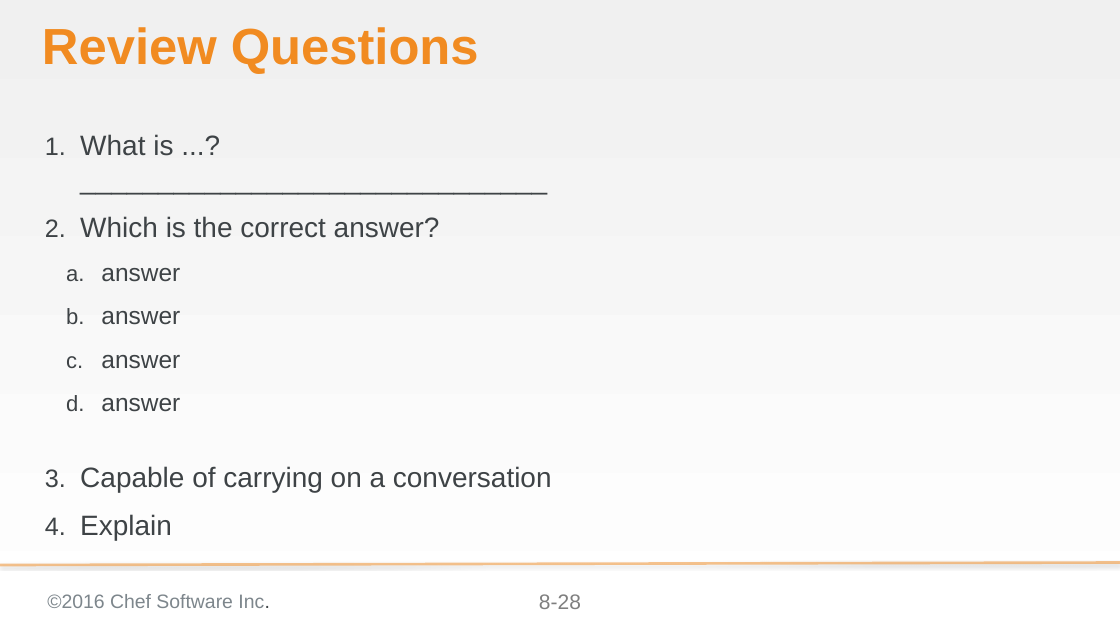
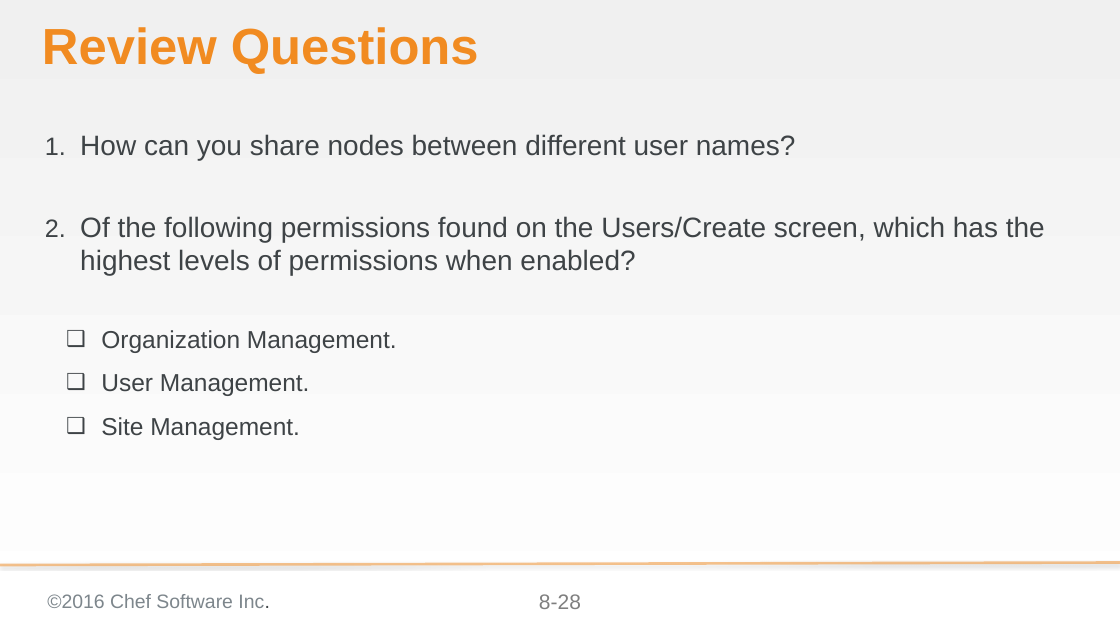
Before and after one commit to bchamby/chef-compliance-installation-configuration-operation, a slide deck: slide 28 of 08-permissions-orgs.pptx. Drawn at 1120x630 pixels with LibreOffice and Linux fonts; fonts in the diff are those of the drawing; background and template pictures are left out. Boxes give left, top, right and bottom in pixels: in the first picture for what was removed or moved away, otherwise in the second. Text is boxed around its words. In the diff, an @@ line names an element or a change of style, - is before the commit and + after.

Commit message:
Added intial quiz questions

```diff
--- a/08-permissions-orgs.pptx
+++ b/08-permissions-orgs.pptx
@@ text at box(80, 134, 1045, 440): text changed @@
-1. What is ...?
-   ______________________________
-2. Which is the correct answer?
-  a. answer
-  b. answer
-  c. answer
-  d. answer
-3. Capable of carrying on a conversation
-4. Explain
+1. How can you share nodes between different user names?
+2. Of the following permissions found on the Users/Create screen, which has the highest levels of permissions when enabled?
+  ❑ Organization Management.
+  ❑ User Management.
+  ❑ Site Management.
```
Also in this commit, not shown: 1 slide added, 1 other file.
